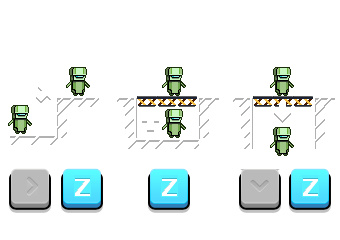
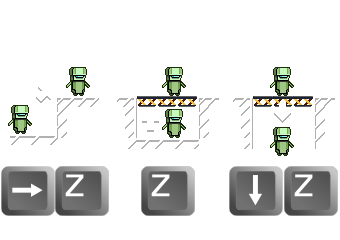
The second 340x240 image is a revision of the first. Changes to its layers:
added layer "key_Z_L.png copy #1" above "key_Z_L.png copy" over [284, 166, 338, 216]
added layer "key_Z_L.png copy" above "key_Z_L.png" over [141, 166, 195, 216]
added layer "key_Z_L.png" above "arrowDown" over [55, 166, 109, 216]
hid "arrowDown" over [239, 169, 282, 213]
hid "被粘贴的图层" over [9, 168, 51, 213]
hid "Z副本 #1" over [288, 168, 331, 213]
hid "Z副本" over [147, 168, 190, 213]
hid "Z" over [60, 168, 103, 213]
added layer "key_DOWN_L.png" above "bot.png" over [229, 166, 283, 216]
added layer "key_X_L.png copy #1" above "key_X_L.png copy" over [284, 166, 338, 216]
added layer "key_X_L.png copy" above "key_X_L.png" over [141, 166, 195, 216]
added layer "key_X_L.png" above "key_RIGHT_L.png" over [55, 166, 109, 216]
added layer "key_RIGHT_L.png" above "背景" over [1, 166, 55, 216]
